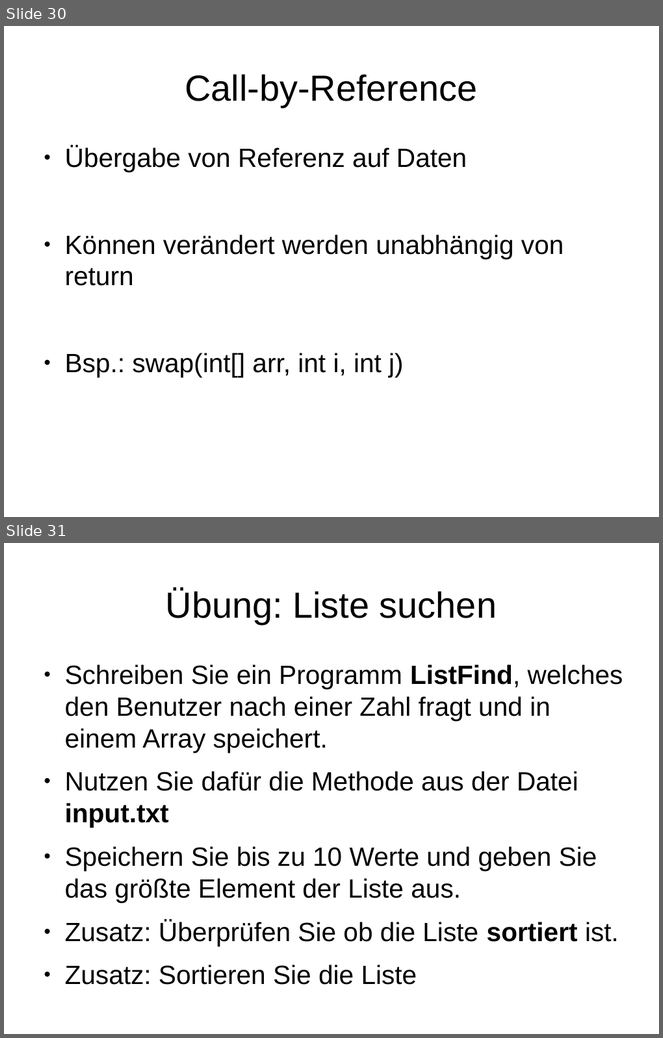
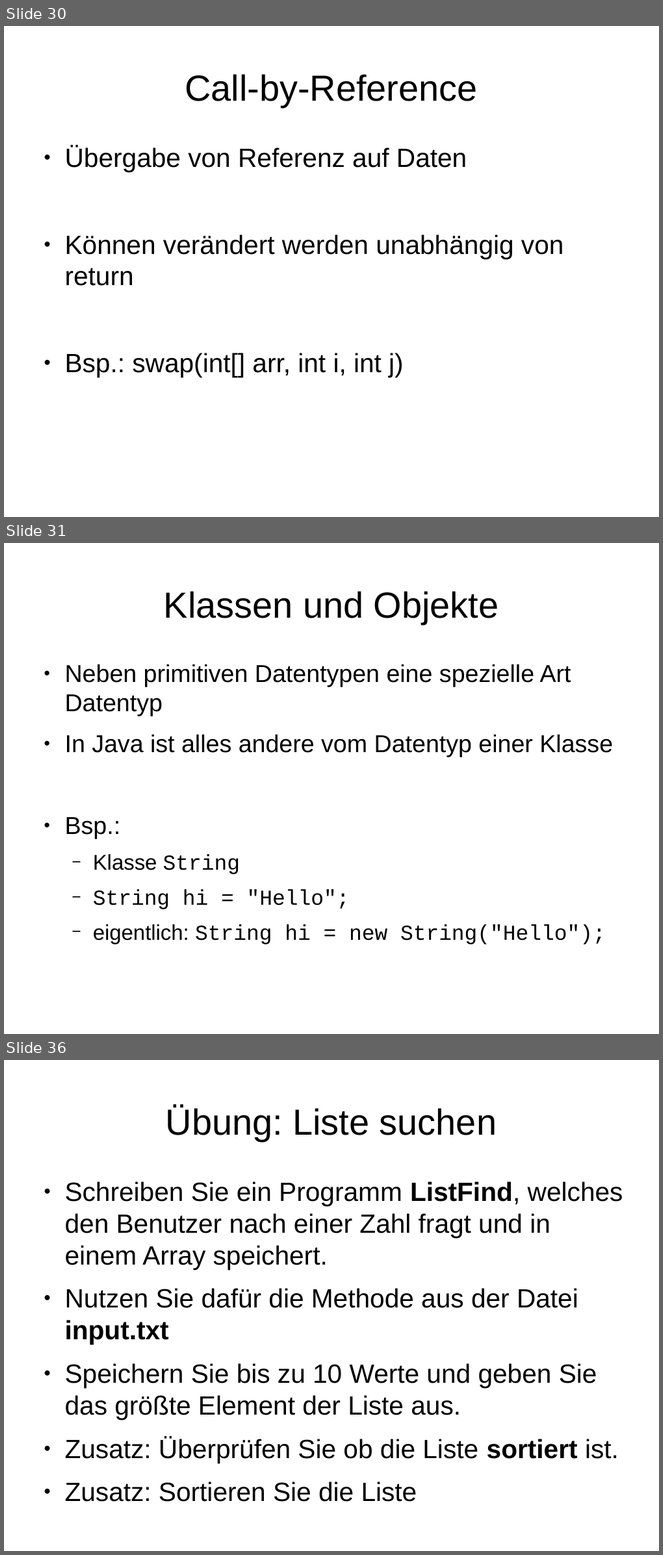
Before and after one commit to mn-io/hello-java, a slide deck: Vorlesung.odp. Shown one above the other, each under a label of ours: slides 30 and 31 before the commit, slides 30, 31 and 36 after it; the slides between them are not shown. The pictures are 663x1038 and 663x1555 pixels, drawn with LibreOffice and Linux fonts; fonts in the diff are those of the drawing. Boxes give left, top, right and bottom in pixels: in the first picture for what was removed or moved away, otherwise in the second. Text is boxed around its words. In the diff, an @@ line names an element or a change of style, - is before the commit and + after.

```diff
--- a/Vorlesung.odp
+++ b/Vorlesung.odp
@@ slide 31 added at <box>4,543,659,1034</box>, background #FFFFFF @@
@@ title added at <box>164,591,499,624</box>, 44 pt, text #000000 @@
+Klassen und Objekte
@@ text added at <box>65,664,613,945</box>, 29.6 pt, text #000000 @@
+● Neben primitiven Datentypen eine spezielle Art Datentyp
+● In Java ist alles andere vom Datentyp einer Klasse
+● Bsp.:
+  − Klasse String
+  − String hi = "Hello";
+  − eigentlich: String hi = new String("Hello");
@@ what was slide 31 is now slide 36 @@
```
Also in this commit, not shown: 8 slides changed, 6 other slides added, 3 slides removed, 1 other file.
